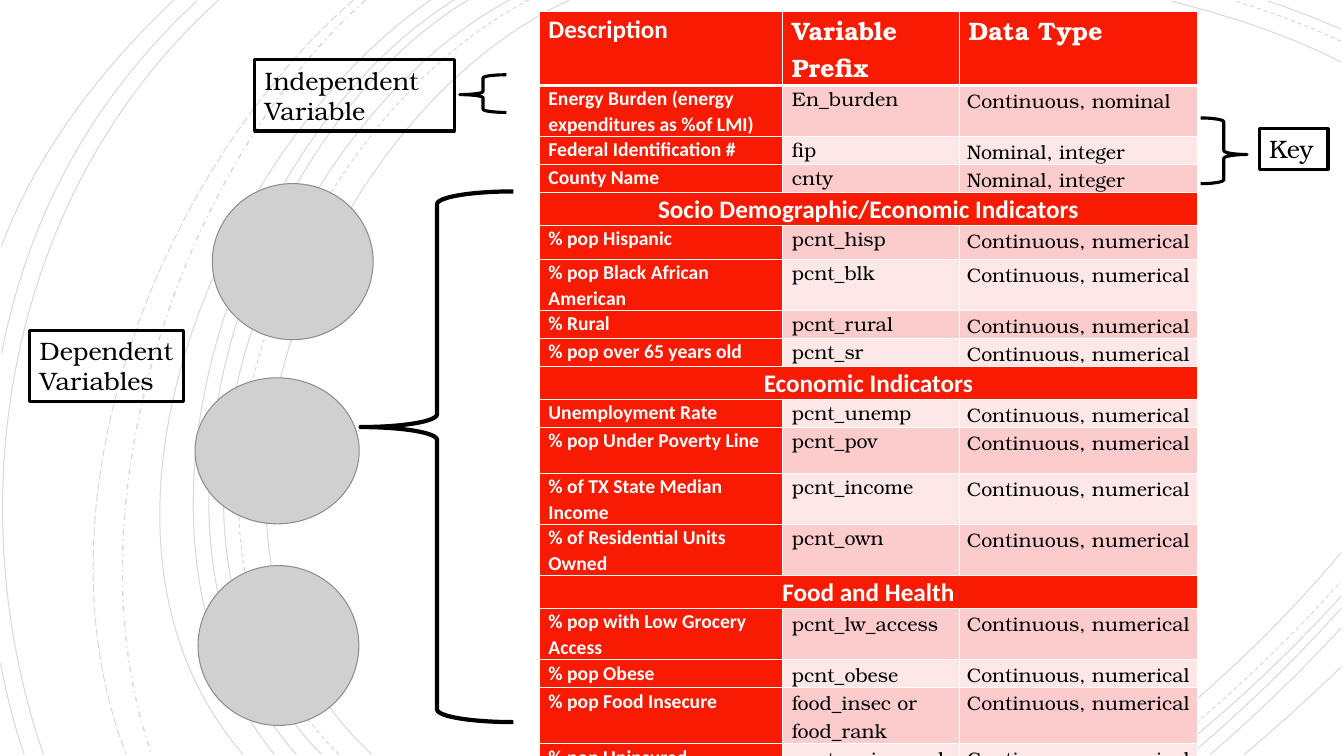
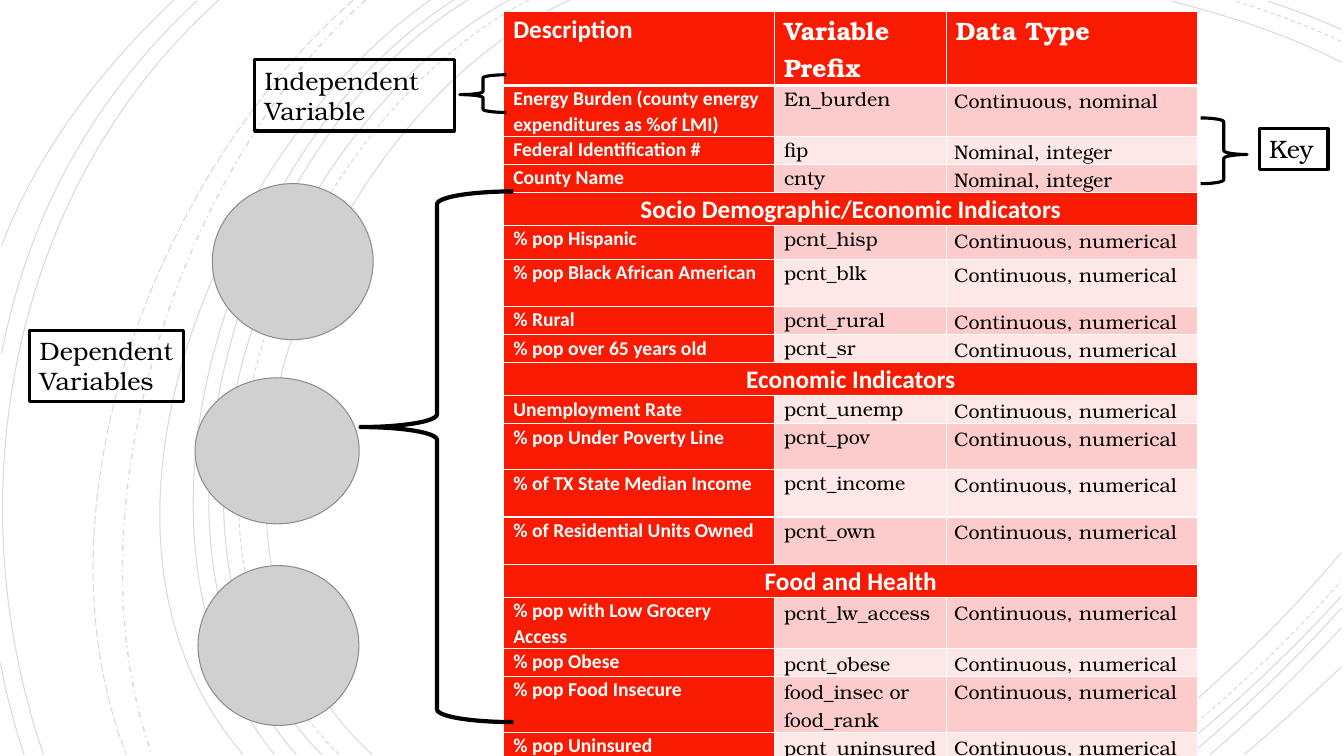
Before and after one commit to cnagbim/Data-Management-Final-Project-Agbim, a slide deck: slide 8 of writing_literature_present/final_presentation.pptx. Drawn at 1344x756 pixels with LibreOffice and Linux fonts; fonts in the diff are those of the drawing; grey boxes stand for pictures. Boxes give left, top, right and bottom in pixels: in the first picture for what was removed or moved away, otherwise in the second. Text is boxed around its words. In the diff, an @@ line names an element or a change of style, - is before the commit and + after.

```diff
--- a/writing_literature_present/final_presentation.pptx
+++ b/writing_literature_present/final_presentation.pptx
@@ table at bbox=[504, 12, 1199, 756] @@
-row 2, column 1: Energy Burden (energy expenditures as %of LMI)
+row 2, column 1: Energy Burden (county energy expenditures as %of LMI)
@@ table: place and size @@
-table at bbox=[539, 12, 1199, 748]
+table at bbox=[504, 12, 1199, 756]
```
Also in this commit, not shown: 12 other slides changed, 3 slides added, 3 slides removed, 1 other file.
